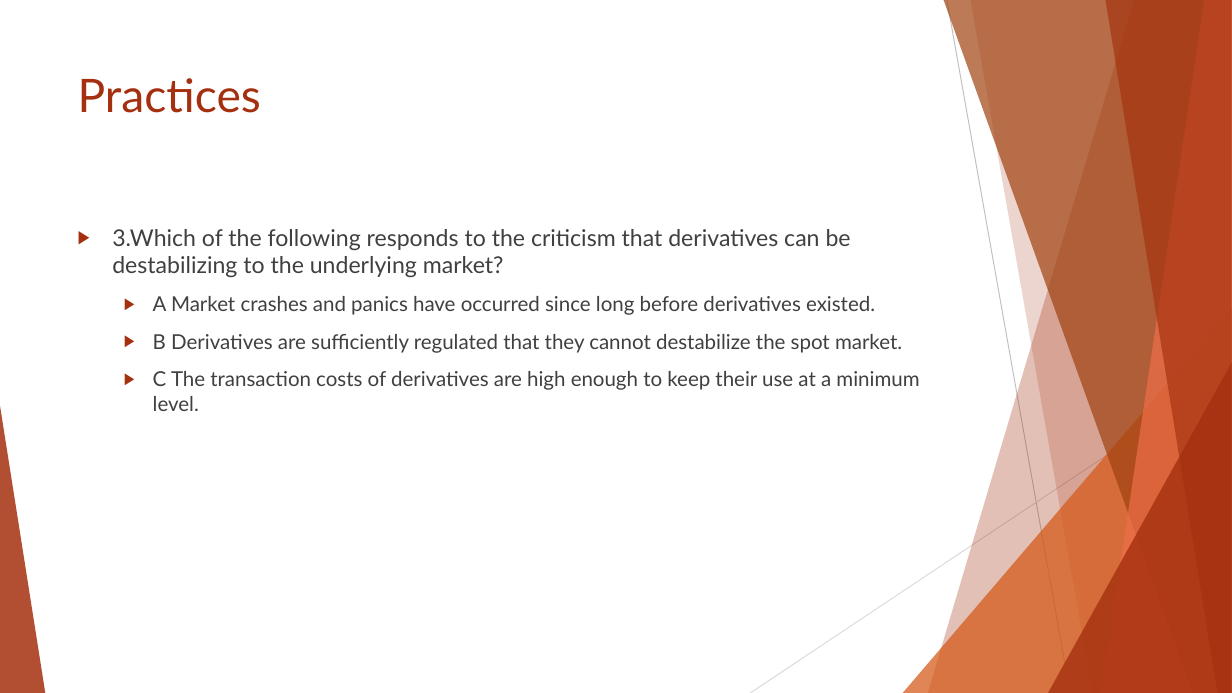
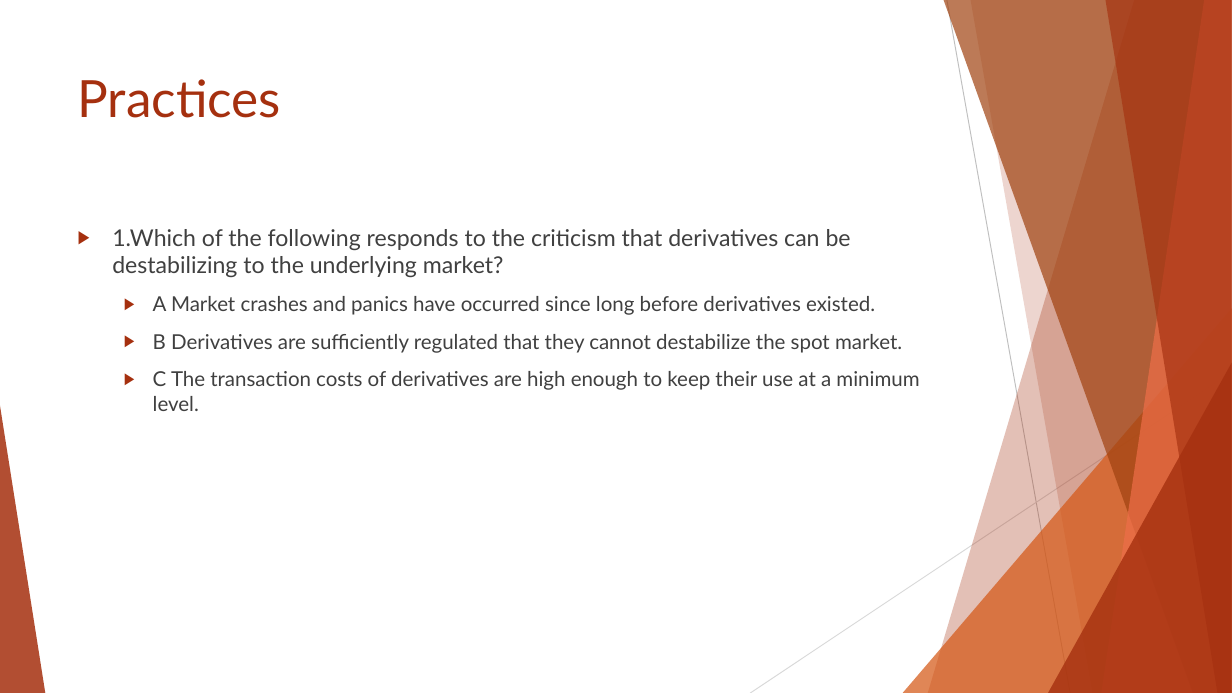
Before and after one commit to Isco0530/data, a slide deck: slide 58 of Reading 45.pptx. Drawn at 1232x693 pixels with LibreOffice and Linux fonts; fonts in the diff are those of the drawing. Boxes give left, top, right and bottom in pixels: in the first picture for what was removed or moved away, otherwise in the second. Text is boxed around its words. In the diff, an @@ line names an element or a change of style, - is before the commit and + after.

```diff
--- a/Reading 45.pptx
+++ b/Reading 45.pptx
@@ title "Practices" at [78,79,281,118]: size 36 to 40 pt @@
@@ text at [112,229,851,277]: text changed @@
-▶ 3.Which of the following responds to the criticism that derivatives can be destabilizing to the underlying market?
+▶ 1.Which of the following responds to the criticism that derivatives can be destabilizing to the underlying market?
```
Also in this commit, not shown: 9 other slides changed.
